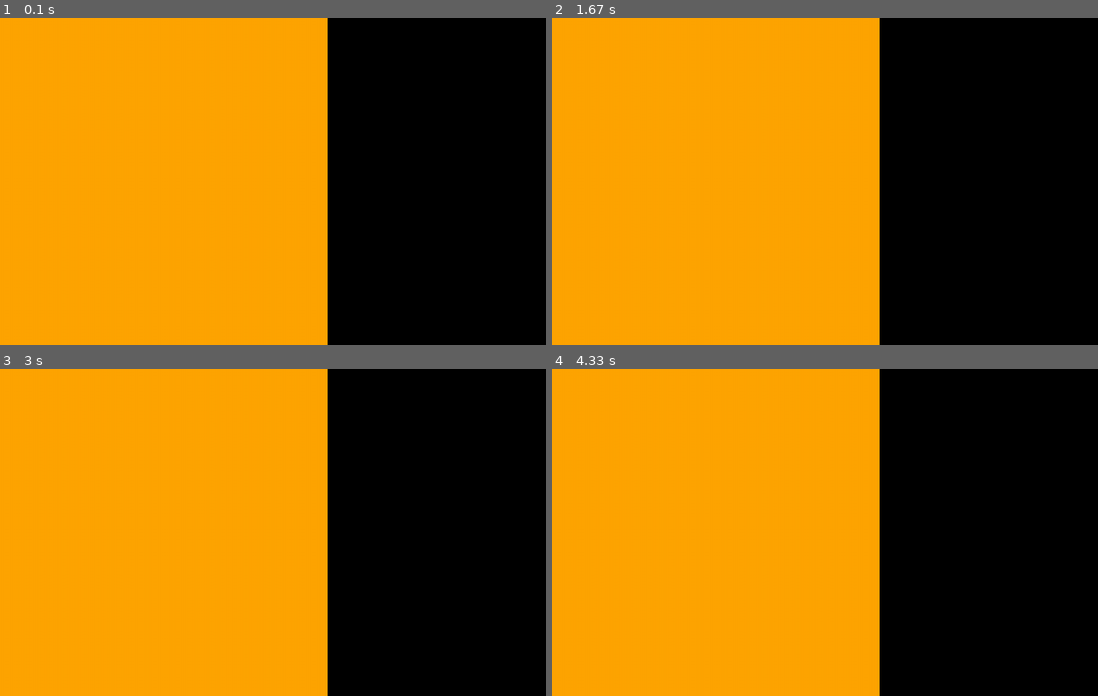
Above: before the commit, frames 1-4 (two rows, left to right).
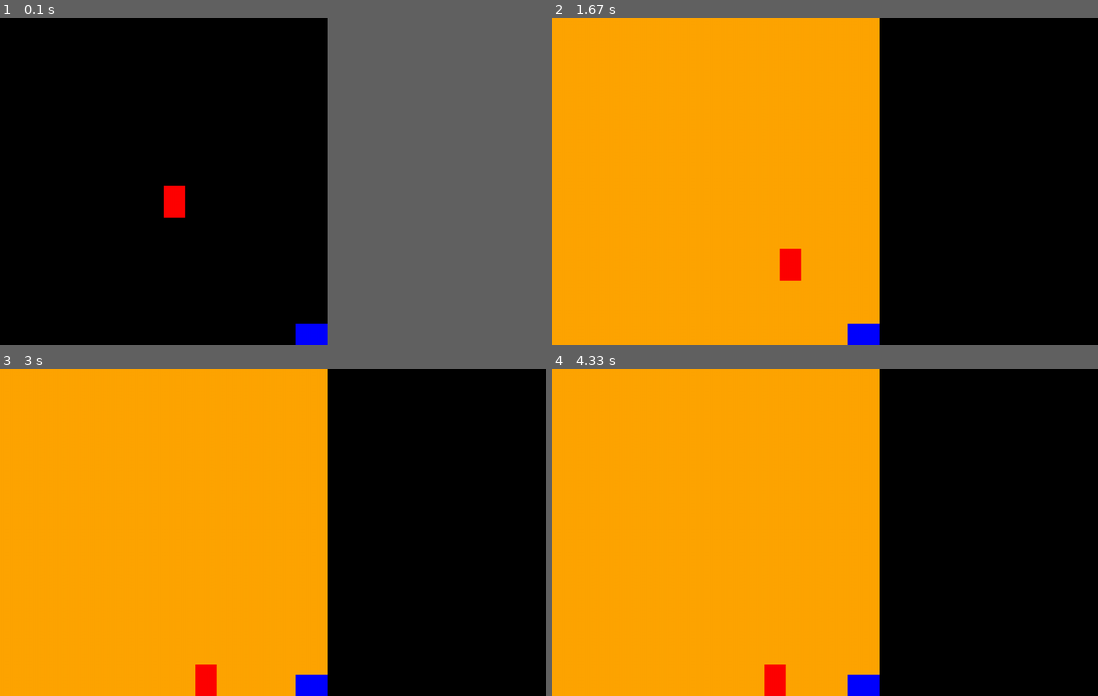
Above: after the commit, the same moments.

Repository: ciarancotter/semester2project
Game: pygame game, started from src/controller/main.py
Same seed, same stepped clock (60 frames per second), same inputs: the game is played once before the commit and once after it.
Inputs:
- Up to frame 1 (0.1 s): no input
- Up to frame 2 (1.67 s): hold Esc 0.33-0.8 s; hold Right 0.33-0.8 s; hold Right 0.83-1.3 s; hold Right from 1.33 s (still down)
- Up to frame 3 (3 s): release Right at 1.8 s; hold Left 1.83-2.37 s; hold Left 2.4-2.8 s; hold Right from 2.83 s (still down)
- Up to frame 4 (4.33 s): release Right at 3.47 s; hold Left 3.5-3.97 s; hold Right from 4 s (still down)
In our replay, in frame 1 the window is 900x540 before the commit and 540x540 after it. These sizes can differ from the game's own. Grey fills any space a smaller window leaves; there, only what the larger window draws over its background counts as a difference.

The runs differ from the first frame. In frame 1, 60% of the frame differs, in the area x 0-60%, y 0-100%; in frame 2, 0.8%; in frame 3, 0.8%; in frame 4, 0.8%.

Commit message:
player and box drawn on screen and importing from pygame
imported pygame_tester and drew player and box on the new game screen, got the key controls wokring for the player.

Diff:
--- a/src/controller/main.py
+++ b/src/controller/main.py
@@ -3,6 +3,18 @@
 import os
 sys.path.append(os.path.abspath("../"))
 from view.gameui.gameui import GameWindow#, ElementWindow
+
+import pygame_tester
+
+# just for the moment(not sure where controls)
+from pygame.locals import (
+    K_LEFT,
+    K_RIGHT,
+    K_ESCAPE,
+    KEYDOWN,
+    K_SPACE,
+    QUIT,
+)
 
 # Define constants for the screen width and height (this is just for now)
 SCREEN_WIDTH = 1280
@@ -17,7 +29,7 @@
 
     # puts the game part of the display in
     myGameWindow = GameWindow(screen)
-    myGameWindow.draw()
+    """myGameWindow.draw()"""
 
     # puts the text part of the display in
     """myElementWindow = ElementWindow(screen)
@@ -30,12 +42,20 @@
     #refresh entire screen
     pygame.display.flip()
 
-    # a boolien to ensure the gmae is running
+    # a boolean to ensure the game is running
     running = True
+
+    #get the player class from pygame_tester
+    mainPlayer = pygame_tester.Player()
+    #get the box class from pygame_tester
+    blueBox = pygame_tester.Box()
+
+    clock = pygame.time.Clock()
 
     # Main gmae loop
     while running:
-        # exit the gmae in emergency
+        clock.tick(60)
+        # exit the game in emergency
         for event in pygame.event.get():
             if event.type == pygame.QUIT:  # If user clicked close
                     running = False
@@ -44,10 +64,14 @@
                     running = False
 
         #<-- Update calls go here -->
-
+        pressed_keys = pygame.key.get_pressed()
+        mainPlayer.update(pressed_keys)
 
         #<-- View calls go here -->
-
+        #game screen needs to be drawn after update call
+        myGameWindow.draw()
+        screen.blit(mainPlayer.image, mainPlayer.rect)
+        screen.blit(blueBox.image, blueBox.rect)
 
         #refresh entire screen
         pygame.display.flip()
--- a/src/pygame_tester.py
+++ b/src/pygame_tester.py
@@ -36,9 +36,10 @@
         self.playerHeight = 75
         self.playerX = SCREEN_WIDTH / 2  #x co-ords for start position
         self.playerY = SCREEN_HEIGHT / 2  #y co-ords for start position
-        image_to_load = pygame.image.load("src/view/assets/pharaoh_right_stand.png")
+        #image_to_load = pygame.image.load("src/view/assets/pharaoh_right_stand.png")
         self.image = pygame.Surface([self.playerwidth, self.playerHeight])
-        self.image.blit(image_to_load, (0,0))
+        #self.image.blit(image_to_load, (0,0))
+        self.image.fill((255 , 0, 0))
 
         self.rect = self.image.get_rect()
         self.rect.x = self.playerX
@@ -96,7 +97,7 @@
         self.boxX = 768-self.boxWidth
         self.boxY = 768 - self.boxHeight
         self.image = pygame.Surface([self.boxWidth, self.boxHeight])
-        self.image.fill((194,178,128))
+        self.image.fill((0,0,255))
         self.rect = self.image.get_rect()
         self.rect.x = self.boxX
         self.rect.y = self.boxY
